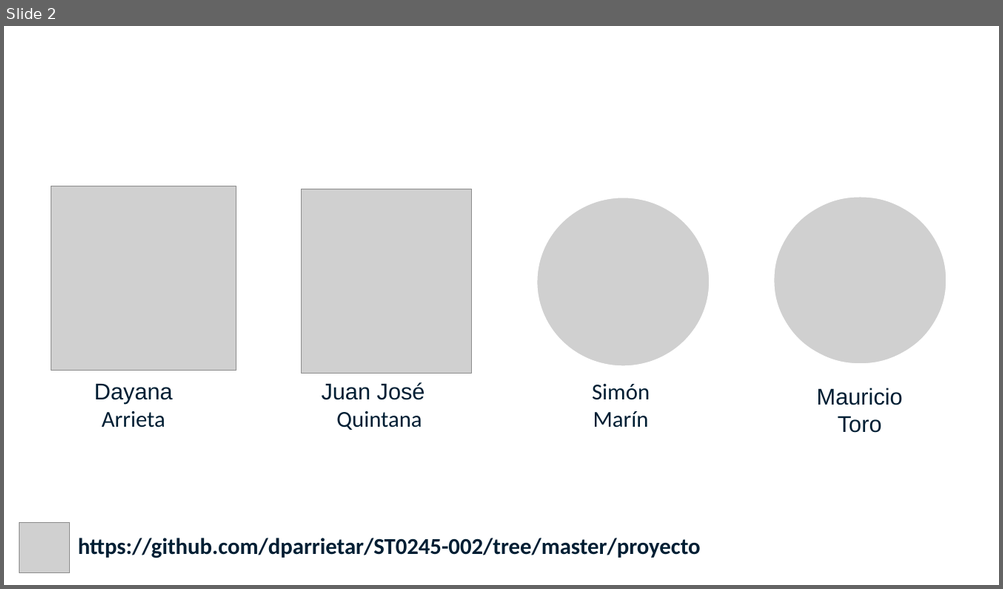
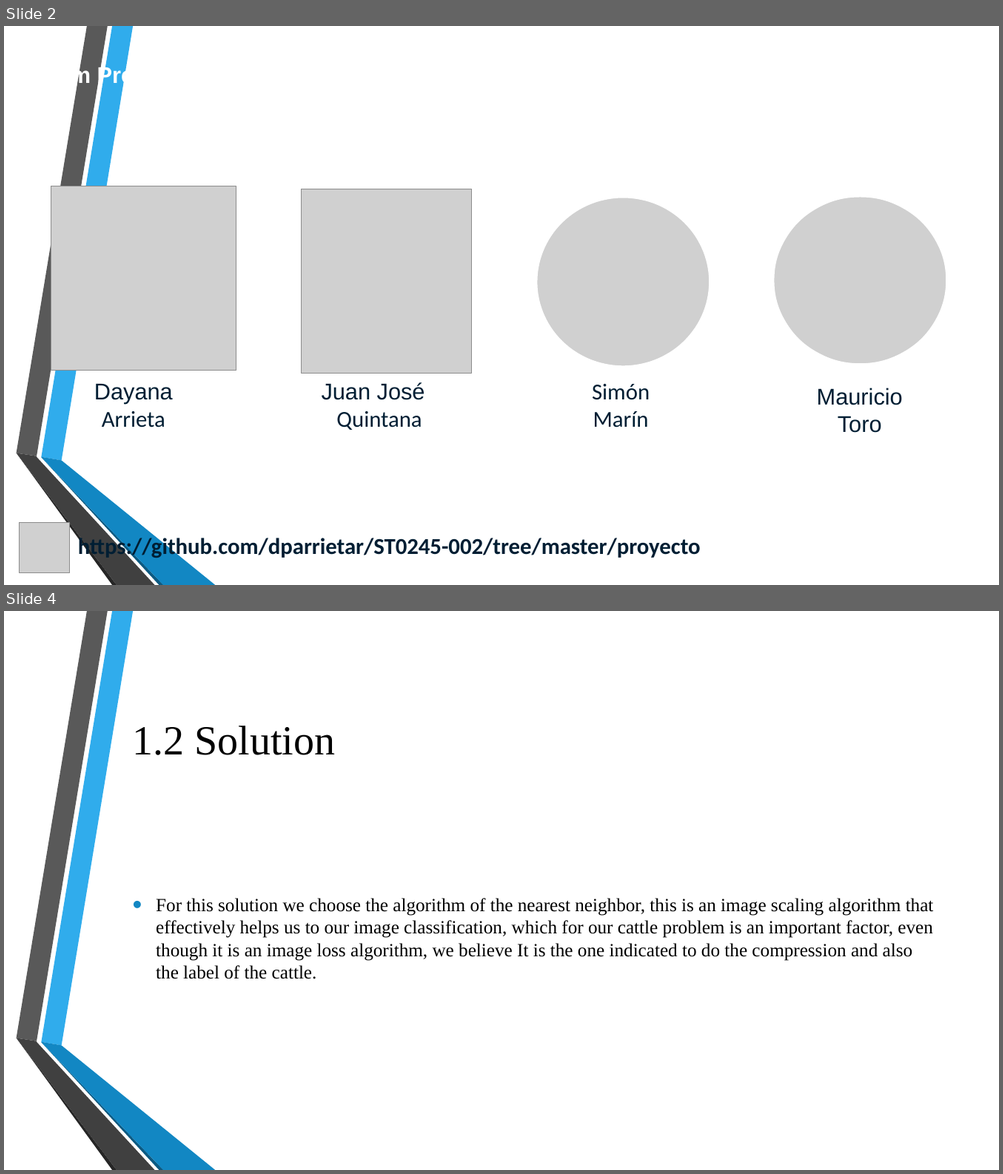
Before and after one commit to DayanaArrieta/ST0245-002, a slide deck: proyecto/Slides/ED1.pptx. Shown one above the other, each under a label of ours: slide 2 before the commit, slides 2 and 4 after it; the slides between them are not shown. The pictures are 1003x589 and 1003x1174 pixels, drawn with LibreOffice and Linux fonts; fonts in the diff are those of the drawing; grey boxes stand for pictures; background and template pictures are left out. Boxes give left, top, right and bottom in pixels: in the first picture for what was removed or moved away, otherwise in the second. Text is boxed around its words. In the diff, an @@ line names an element or a change of style, - is before the commit and + after.

```diff
--- a/proyecto/Slides/ED1.pptx
+++ b/proyecto/Slides/ED1.pptx
@@ slide 4 added at (4, 611, 999, 1170), background picture (left out); not listed: 6 template elements that a slide beside it also shows @@
@@ title added at (133, 726, 336, 755), 40 pt, text #000000 @@
+1.2 Solution
@@ text added at (156, 898, 933, 980), 18 pt, text #000000 @@
+• For this solution we choose the algorithm of the nearest neighbor, this is an image scaling algorithm that effectively helps us to our image classification, which for our cattle problem is an important factor, even though it is an image loss algorithm, we believe It is the one indicated to do the compression and also the label of the cattle.
@@ slide 2 changed as well @@
@@ group added at (16, 26, 215, 585): 6 freeform shapes @@
```
Also in this commit, not shown: 1 other slide changed, 4 other slides added.
